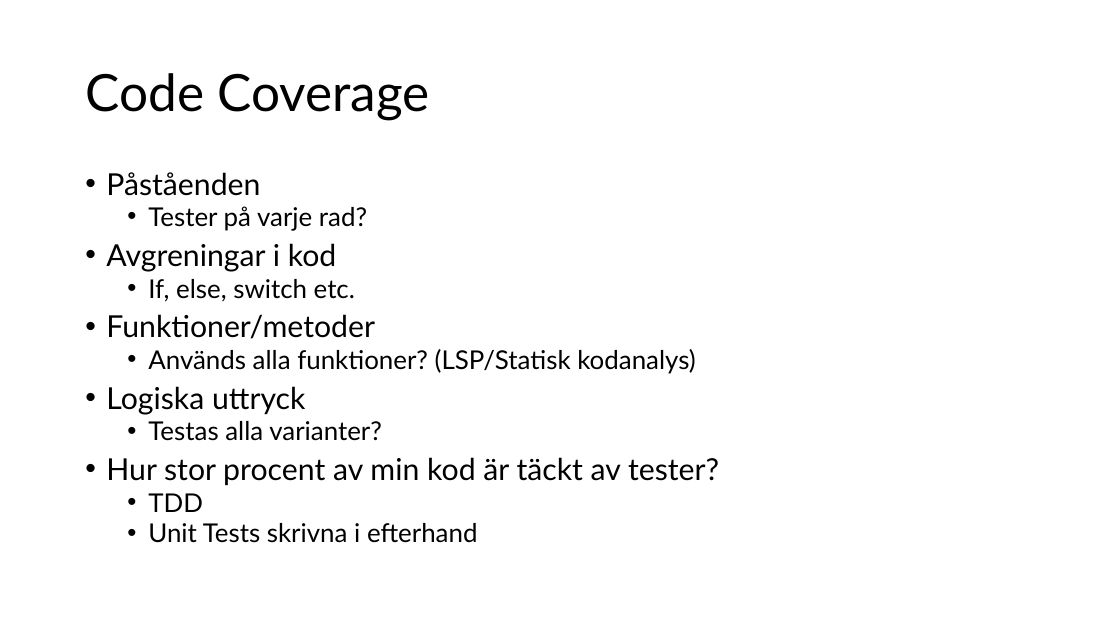
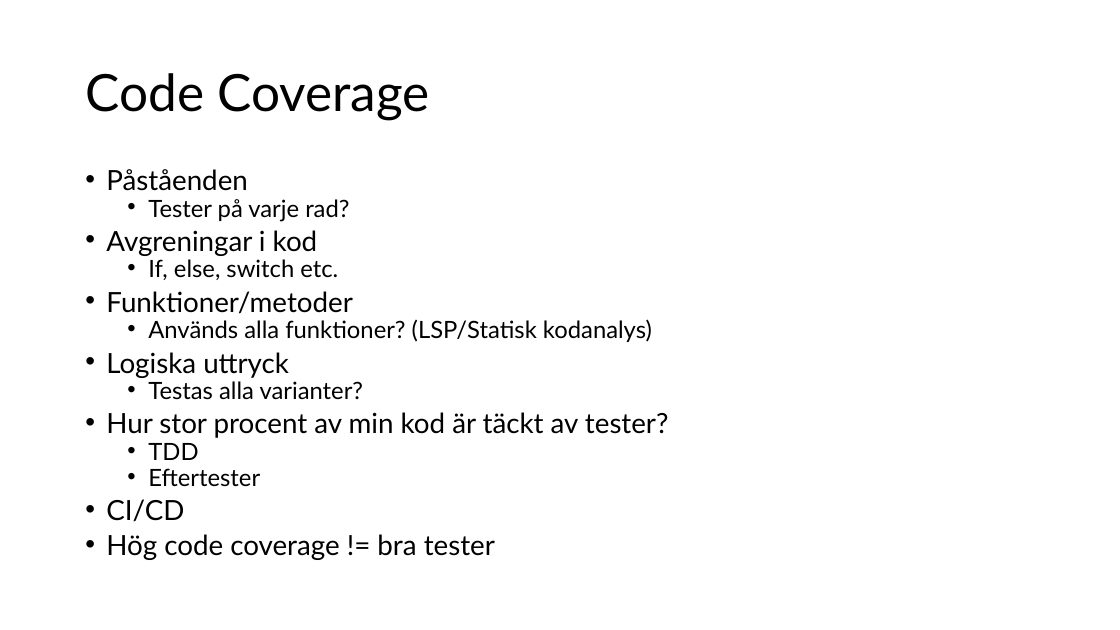
Before and after one commit to bjornstalfors/utbildning, a slide deck: slide 10 of Testning.pptx. Drawn at 1120x630 pixels with LibreOffice and Linux fonts; fonts in the diff are those of the drawing. Boxes give left, top, right and bottom in pixels: in the first picture for what was removed or moved away, otherwise in the second. Text is boxed around its words. In the diff, an @@ line names an element or a change of style, - is before the commit and + after.

```diff
--- a/Testning.pptx
+++ b/Testning.pptx
@@ text at (106, 169, 669, 460): size 25.9 to 23.8 pt in "Påståenden", "Avgreningar i kod", "Funktioner/metoder", "Logiska uttryck" and 1 more places; size 22.2 to 20.4 pt in "Tester på varje rad?", "If, else, switch etc.", "Används alla funktioner? (LSP/Statisk kodanalys)", "Testas alla varianter?" and 1 more places; line spacing 0.8 to 0.7 @@
@@ text at (106, 468, 495, 560): text changed; size 22.2 to 23.8 pt @@
-  • Unit Tests skrivna i efterhand
+  • Eftertester
+• CI/CD
+• Hög code coverage != bra tester
```
Also in this commit, not shown: 2 other slides changed, 2 other files.
